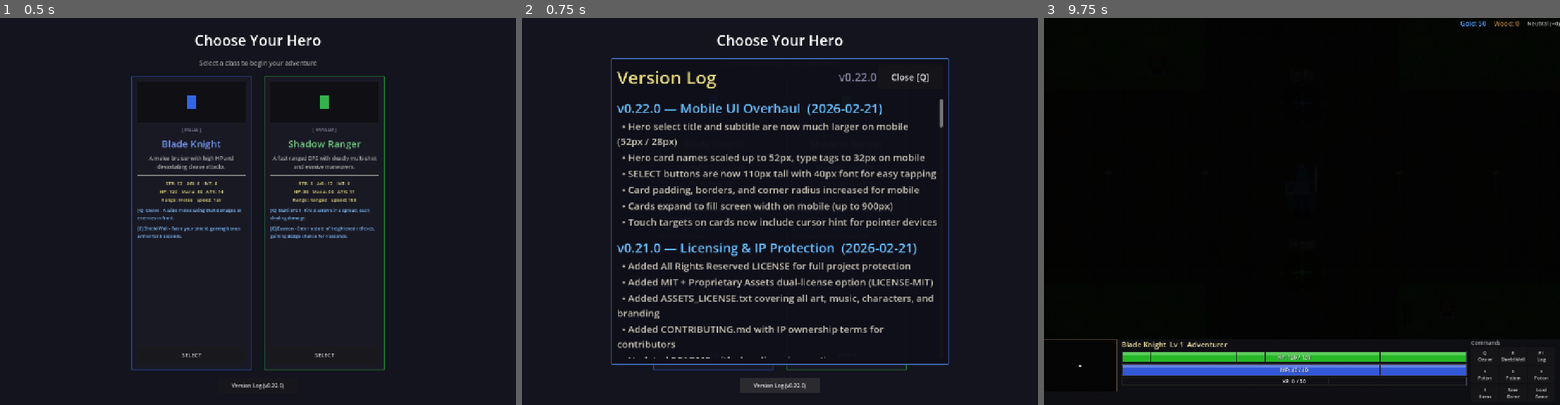
Above: before the commit, frames 1-3 (left to right).
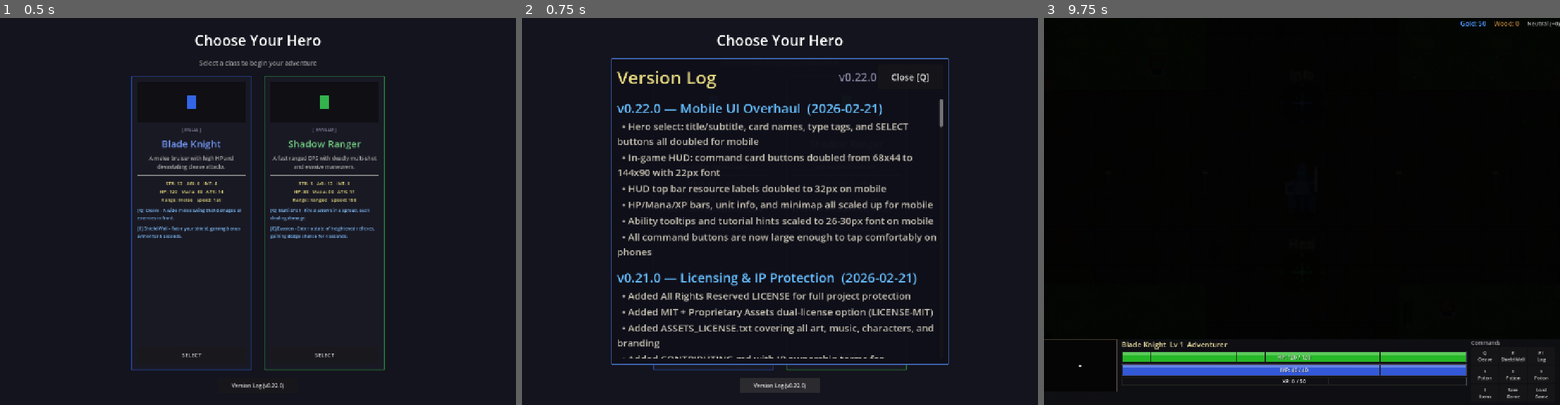
Above: after the commit, the same moments.

Repository: slxny/legends-open-rpg
Game: Godot game, scene res://scenes/main.tscn
Two runs of this game, one before a commit and one after it. Both use one fixed random seed, a clock stepped at 60 frames per second and the inputs below.
Inputs (mouse positions are in pixels of both pictures, inside the frame that each line leads up to):
- Up to frame 1 (0.5 s): no input
- Up to frame 2 (0.75 s): click "Version Log (v0.22.0)" at 0.5 s
- Up to frame 3 (9.75 s): click "SELECT" at 1.25 s; click "SELECT" at 2 s; tap Enter at 2.75, 4.25, 5.75 s; move the mouse to (1415, 192) at 2.77 s; hold D (move_right) 2.78-3.5 s; hold Q (ability_1) 2.78-3.5 s; click (1415, 192) at 2.92 s; tap Space (attack) at 3.5, 6.5 s; drag from (1198, 230) to (1276, 288) at 3.52 s; move the mouse to (1353, 126) at 4.27 s; hold D (move_right) 4.28-5 s; hold Space (attack) 4.28-5 s; drag from (1276, 288) to (1147, 153) at 5.02 s; move the mouse to (1456, 269) at 5.77 s; hold A (move_left) 5.78-6.5 s; tap 1 at 5.85 s; drag from (1147, 153) to (1224, 114) at 6.52 s; move the mouse to (1327, 211) at 7.27 s; hold S (move_down) 7.28-8 s; tap 3 at 7.35 s; click (1327, 211) at 7.42 s; drag from (1224, 114) to (1198, 230) at 8.02 s; move the mouse to (1415, 192) at 8.77 s; hold W (move_up) 8.78-9.5 s; hold Q (ability_1) 8.78-9.5 s; drag from (1198, 230) to (1276, 288) at 9.52 s

Frame 1 is identical in both runs. In frame 2, 10% of the frame differs, in the area x 18-82%, y 27-88%; in frame 3, nothing differs.

Commit message:
Scale up in-game HUD command buttons and all text for mobile
Command card buttons: 68x44 → 144x90, font 11 → 22.
Top bar labels: 16 → 32. Unit info: 18 → 36. HP/Mana bars: 28 → 50.
Bottom panel height: 165 → 330px. Tooltips/hints: ~2x font sizes.
Everything in the HUD is now large enough to read and tap on mobile.

https://claude.ai/code/session_01LCtUrjV1tHn8Veu3YoYXZ4

Diff:
--- a/scenes/ui/changelog_dialog.gd
+++ b/scenes/ui/changelog_dialog.gd
@@ -17,12 +17,12 @@
 		"title": "Mobile UI Overhaul",
 		"date": "2026-02-21",
 		"entries": [
-			"Hero select title and subtitle are now much larger on mobile (52px / 28px)",
-			"Hero card names scaled up to 52px, type tags to 32px on mobile",
-			"SELECT buttons are now 110px tall with 40px font for easy tapping",
-			"Card padding, borders, and corner radius increased for mobile",
-			"Cards expand to fill screen width on mobile (up to 900px)",
-			"Touch targets on cards now include cursor hint for pointer devices",
+			"Hero select: title/subtitle, card names, type tags, and SELECT buttons all doubled for mobile",
+			"In-game HUD: command card buttons doubled from 68x44 to 144x90 with 22px font",
+			"HUD top bar resource labels doubled to 32px on mobile",
+			"HP/Mana/XP bars, unit info, and minimap all scaled up for mobile",
+			"Ability tooltips and tutorial hints scaled to 26-30px font on mobile",
+			"All command buttons are now large enough to tap comfortably on phones",
 		]
 	},
 	{
--- a/scenes/ui/hud.gd
+++ b/scenes/ui/hud.gd
@@ -4,20 +4,27 @@
 ## 3x3 command card, alignment display, and save/load buttons.
 
 # Top bar refs
+@onready var top_bar: HBoxContainer = $TopBar
 @onready var gold_label: Label = $TopBar/GoldLabel
 @onready var wood_label: Label = $TopBar/WoodLabel
 @onready var alignment_label: Label = $TopBar/AlignmentLabel
 
 # Bottom console panel refs
+@onready var bottom_panel: PanelContainer = $BottomPanel
+@onready var bottom_hbox: HBoxContainer = $BottomPanel/HBox
 @onready var hp_bar: SCBar = $BottomPanel/HBox/UnitInfo/HPBar
 @onready var mana_bar: SCBar = $BottomPanel/HBox/UnitInfo/ManaBar
 @onready var level_label: Label = $BottomPanel/HBox/UnitInfo/InfoLine
 @onready var xp_bar: SCBar = $BottomPanel/HBox/UnitInfo/XPBar
+@onready var unit_info: VBoxContainer = $BottomPanel/HBox/UnitInfo
 
 # Minimap
 @onready var minimap: Control = $BottomPanel/HBox/Minimap
 
 # Command card refs (3x3 grid)
+@onready var command_card: VBoxContainer = $BottomPanel/HBox/CommandCard
+@onready var command_label: Label = $BottomPanel/HBox/CommandCard/Label
+@onready var command_grid: GridContainer = $BottomPanel/HBox/CommandCard/Grid
 @onready var ability_1_btn: Button = $BottomPanel/HBox/CommandCard/Grid/Ability1
 @onready var ability_2_btn: Button = $BottomPanel/HBox/CommandCard/Grid/Ability2
 @onready var log_btn: Button = $BottomPanel/HBox/CommandCard/Grid/Slot3
@@ -25,6 +32,7 @@
 @onready var load_btn: Button = $BottomPanel/HBox/CommandCard/Grid/Load
 
 var _player: Node2D = null
+var _is_mobile: bool = false
 
 # Ability tooltip panel
 var _tooltip_panel: PanelContainer = null
@@ -41,8 +49,47 @@
 var _hint_showing: bool = false
 
 func _ready() -> void:
+	_detect_mobile()
+	if _is_mobile:
+		_apply_mobile_layout()
 	_create_tooltip_panel()
 	_create_hint_panel()
+
+func _detect_mobile() -> void:
+	var vp_size = get_viewport().get_visible_rect().size
+	_is_mobile = vp_size.x < 700 or (vp_size.x < vp_size.y)
+
+func _apply_mobile_layout() -> void:
+	# ── Top bar: double font sizes ──
+	top_bar.offset_bottom = 56
+	gold_label.add_theme_font_size_override("font_size", 32)
+	wood_label.add_theme_font_size_override("font_size", 32)
+	alignment_label.add_theme_font_size_override("font_size", 28)
+
+	# ── Bottom panel: grow taller ──
+	bottom_panel.offset_top = -330
+	bottom_hbox.add_theme_constant_override("separation", 20)
+
+	# ── Unit info: bigger text and bars ──
+	level_label.add_theme_font_size_override("font_size", 36)
+	hp_bar.custom_minimum_size.y = 50
+	mana_bar.custom_minimum_size.y = 50
+	xp_bar.custom_minimum_size.y = 36
+	unit_info.add_theme_constant_override("separation", 8)
+
+	# ── Minimap: scale up ──
+	minimap.custom_minimum_size = Vector2(240, 200)
+
+	# ── Command card: double button sizes and fonts ──
+	command_card.custom_minimum_size.x = 460
+	command_label.add_theme_font_size_override("font_size", 26)
+	command_grid.add_theme_constant_override("h_separation", 4)
+	command_grid.add_theme_constant_override("v_separation", 4)
+
+	for child in command_grid.get_children():
+		if child is Button:
+			child.custom_minimum_size = Vector2(144, 90)
+			child.add_theme_font_size_override("font_size", 22)
 
 func setup(player: Node2D) -> void:
 	_player = player
@@ -201,11 +248,16 @@
 	_tooltip_label.bbcode_enabled = true
 	_tooltip_label.fit_content = true
 	_tooltip_label.scroll_active = false
-	_tooltip_label.custom_minimum_size = Vector2(240, 0)
 	_tooltip_label.mouse_filter = Control.MOUSE_FILTER_IGNORE
-	_tooltip_label.add_theme_font_size_override("normal_font_size", 13)
-	_tooltip_label.add_theme_font_size_override("bold_font_size", 14)
 	_tooltip_label.add_theme_color_override("default_color", Color(0.9, 0.88, 0.8))
+	if _is_mobile:
+		_tooltip_label.custom_minimum_size = Vector2(420, 0)
+		_tooltip_label.add_theme_font_size_override("normal_font_size", 26)
+		_tooltip_label.add_theme_font_size_override("bold_font_size", 28)
+	else:
+		_tooltip_label.custom_minimum_size = Vector2(240, 0)
+		_tooltip_label.add_theme_font_size_override("normal_font_size", 13)
+		_tooltip_label.add_theme_font_size_override("bold_font_size", 14)
 	_tooltip_panel.add_child(_tooltip_label)
 
 	# Timer for delayed show
@@ -307,11 +359,16 @@
 	_hint_label.bbcode_enabled = true
 	_hint_label.fit_content = true
 	_hint_label.scroll_active = false
-	_hint_label.custom_minimum_size = Vector2(500, 0)
 	_hint_label.mouse_filter = Control.MOUSE_FILTER_IGNORE
-	_hint_label.add_theme_font_size_override("normal_font_size", 14)
-	_hint_label.add_theme_font_size_override("bold_font_size", 15)
 	_hint_label.add_theme_color_override("default_color", Color(0.85, 0.85, 0.8))
+	if _is_mobile:
+		_hint_label.custom_minimum_size = Vector2(600, 0)
+		_hint_label.add_theme_font_size_override("normal_font_size", 28)
+		_hint_label.add_theme_font_size_override("bold_font_size", 30)
+	else:
+		_hint_label.custom_minimum_size = Vector2(500, 0)
+		_hint_label.add_theme_font_size_override("normal_font_size", 14)
+		_hint_label.add_theme_font_size_override("bold_font_size", 15)
 	_hint_panel.add_child(_hint_label)
 
 	_hint_timer = Timer.new()
@@ -401,7 +458,8 @@
 	await get_tree().process_frame
 	var screen_w = get_viewport().get_visible_rect().size.x
 	var panel_w = _hint_panel.size.x
-	_hint_panel.position = Vector2((screen_w - panel_w) / 2.0, -175.0 - _hint_panel.size.y - 10)
+	var bottom_offset = -340.0 if _is_mobile else -175.0
+	_hint_panel.position = Vector2((screen_w - panel_w) / 2.0, bottom_offset - _hint_panel.size.y - 10)
 
 	# Fade in
 	var tween = create_tween()
